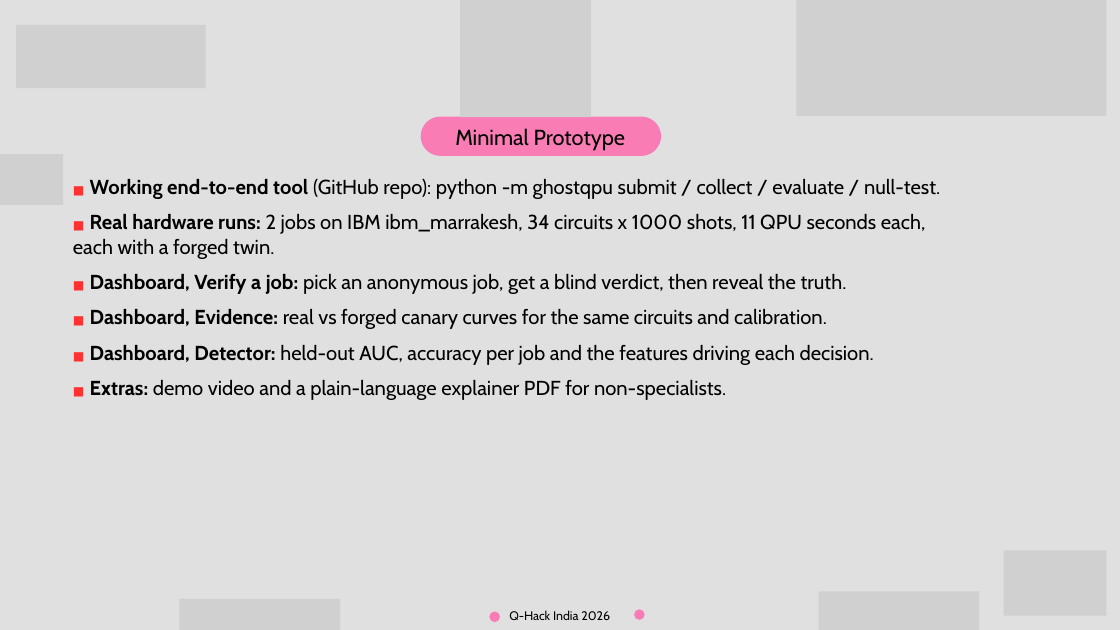
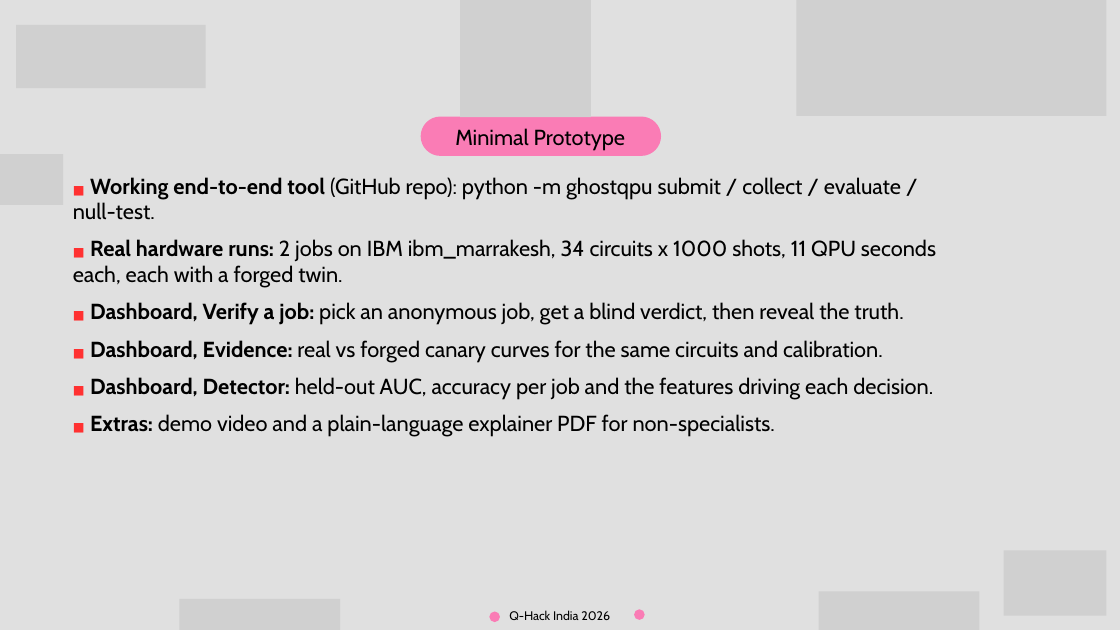
Before and after one commit to Karthikeya47/GhostQPU, a slide deck: slide 7 of docs/GhostQPU_QHack_India26.pptx. Drawn at 1120x630 pixels with LibreOffice and Linux fonts; fonts in the diff are those of the drawing; grey boxes stand for pictures. Boxes give left, top, right and bottom in pixels: in the first picture for what was removed or moved away, otherwise in the second. Text is boxed around its words. In the diff, an @@ line names an element or a change of style, - is before the commit and + after.

```diff
--- a/docs/GhostQPU_QHack_India26.pptx
+++ b/docs/GhostQPU_QHack_India26.pptx
@@ text "■ Working end-to-end tool (GitHub ..." at (73,177,936,437): size 15.6 to 16 pt in "■", "■", "■", "■" and 2 more places; size 26 to 28 pt @@
```
Also in this commit, not shown: 5 other slides changed, 1 other file.
